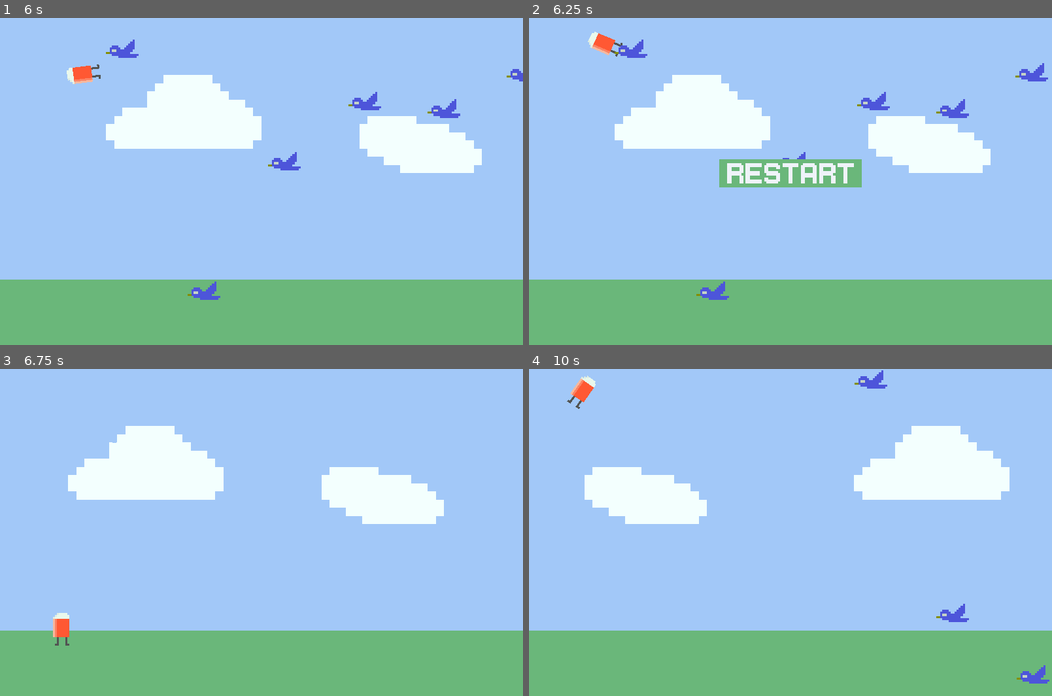
Above: before the commit, frames 1-4 (two rows, left to right).
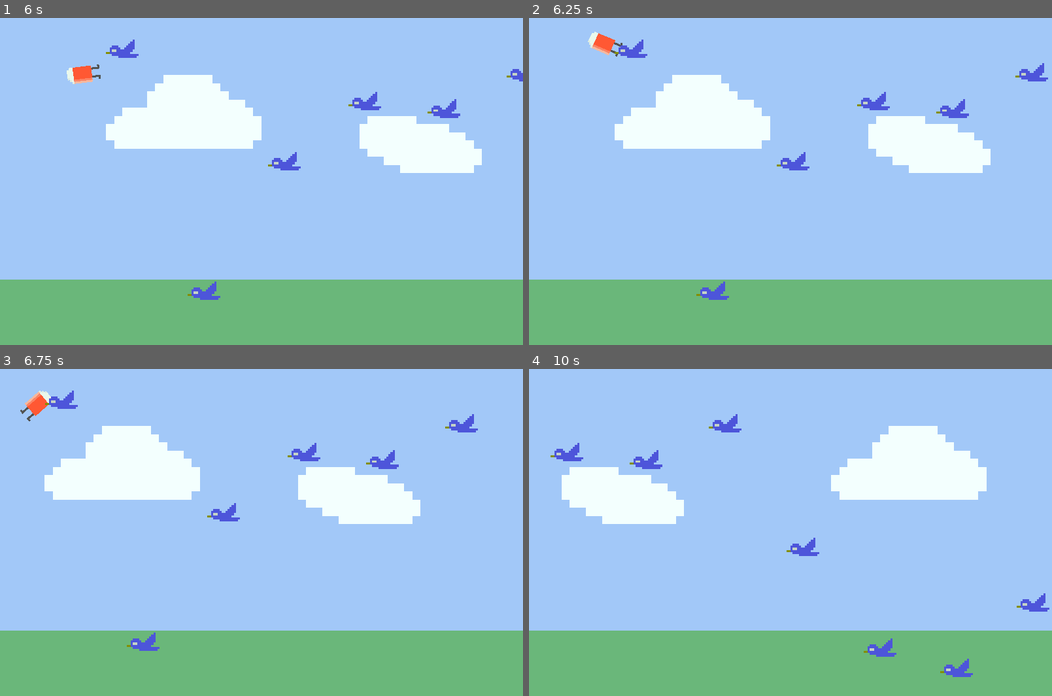
Above: after the commit, the same moments.

Repository: Joe-noh/runner
Game: Godot game, scene res://src/screens/main.tscn
Two runs of this game, one before a commit and one after it. Both use one fixed random seed, a clock stepped at 60 frames per second and the inputs below.
Inputs (mouse positions are in pixels of both pictures, inside the frame that each line leads up to):
- Up to frame 1 (6 s): tap Enter (ui_accept) at 0.5, 0.6, 0.77, 1.07, 1.35, 1.52, 1.82, 2.1, 2.85, 3.02, 3.32, 3.6, 3.77, 4.07, 4.35, 4.52, 4.82, 5.1, 5.85 s; move the mouse to (376, 165) at 0.52 s; click (376, 165) at 0.67 s; move the mouse to (156, 197) at 1.27 s; click (156, 197) at 1.42 s; move the mouse to (313, 109) at 2.02 s; click (313, 109) at 2.17 s; move the mouse to (235, 246) at 2.77 s; click (235, 246) at 2.92 s; move the mouse to (418, 230) at 3.52 s; click (418, 230) at 3.67 s; move the mouse to (104, 132) at 4.27 s; click (104, 132) at 4.42 s; move the mouse to (287, 181) at 5.02 s; click (287, 181) at 5.17 s; move the mouse to (183, 99) at 5.77 s; click (183, 99) at 5.92 s
- Up to frame 2 (6.25 s): tap Enter (ui_accept) at 6.02 s
- Up to frame 3 (6.75 s): tap Enter (ui_accept) at 6.32, 6.6 s; move the mouse to (261, 525) at 6.52 s; click (261, 525) at 6.67 s
- Up to frame 4 (10 s): tap Enter (ui_accept) at 6.77, 7.07, 7.35, 7.52, 7.82, 8.1, 8.85, 9.02, 9.32, 9.6, 9.77 s; move the mouse to (685, 548) at 7.27 s; click (685, 548) at 7.42 s; move the mouse to (842, 460) at 8.02 s; click (842, 460) at 8.17 s; move the mouse to (764, 597) at 8.77 s; click (764, 597) at 8.92 s; move the mouse to (947, 581) at 9.52 s; click (947, 581) at 9.67 s

Frame 1 is identical in both runs. In frame 2, 2.3% of the frame differs, in the area x 36-64%, y 43-52%; in frame 3, 5.1%; in frame 4, 5.5%, in the area x 4-100%, y 0-97%.

Commit message:
runner emits killed signal
should not depend on GameState

Diff:
--- a/src/objects/runner/runner.gd
+++ b/src/objects/runner/runner.gd
@@ -1,18 +1,25 @@
 extends RigidBody2D
+
+signal killed
+
+var _killed = false
 
 func _ready():
 	self.contact_monitor = true
 	self.contacts_reported = true
 
+	self.connect('body_entered', self, '_on_body_entered')
+
 func _process(delta):
 	if Input.is_action_just_pressed('ui_accept'):
-		if !GameState.is_game_over:
+		if not _killed:
 			jump()
 
 func jump():
 	linear_velocity = Vector2.ZERO
 	apply_central_impulse(Vector2(0, -500))
 
-func _on_Runner_body_entered(body):
+func _on_body_entered(body):
 	if 'birds' in body.get_groups():
-		GameState.game_over()
+		_killed = true
+		emit_signal('killed')
